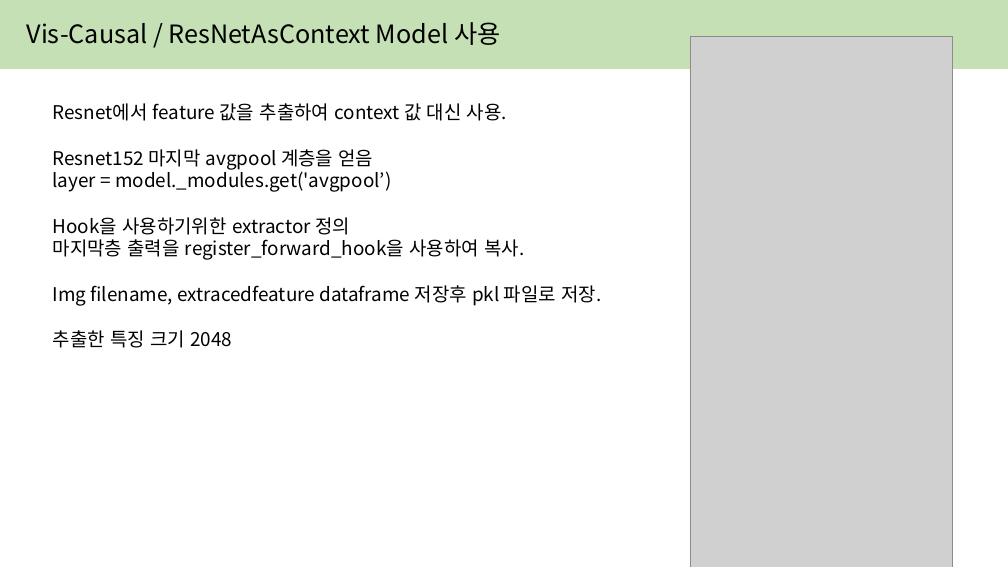
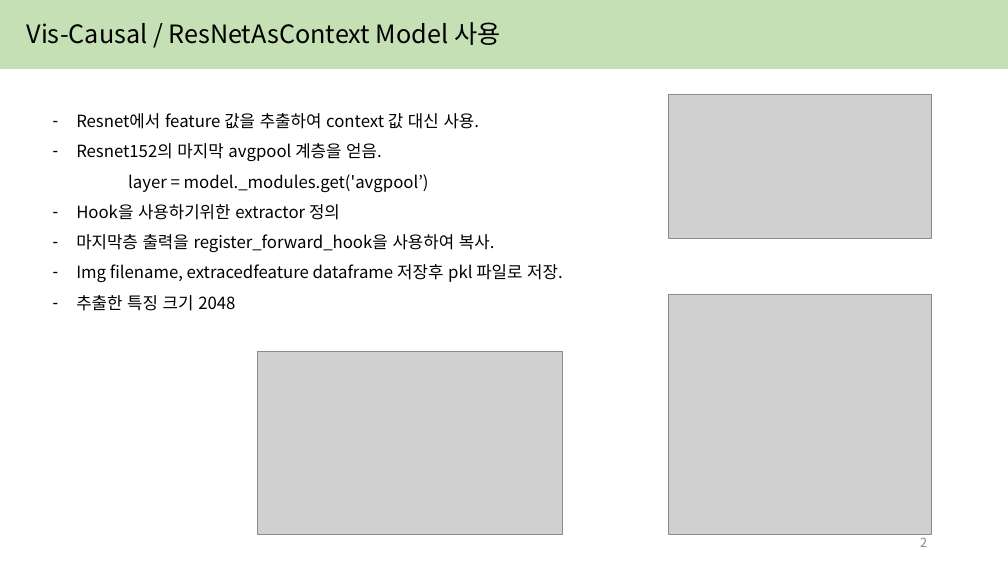
Before and after one commit to yejin087/study_image_caption, a slide deck: slide 2 of 4주차.pptx. Drawn at 1008x567 pixels with LibreOffice and Linux fonts; fonts in the diff are those of the drawing; grey boxes stand for pictures. Boxes give left, top, right and bottom in pixels: in the first picture for what was removed or moved away, otherwise in the second. Text is boxed around its words. In the diff, an @@ line names an element or a change of style, - is before the commit and + after.

```diff
--- a/4주차.pptx
+++ b/4주차.pptx
@@ text at (76,113,563,311): size 18 to 16 pt in "Resnet에서 feature 값을 추출하여 context 값 대신 ...", "layer = model._modules.get('avgpool’)", "Hook을 사용하기위한 extractor 정의", "마지막층 출력을 register_forward_hook을 사용하여 복사." and 2 more places; bullet none to -; line spacing 1 to 1.5 @@
@@ picture: place and size @@
-picture at (690,36,954,567)
+picture at (668,95,932,239)
@@ text at (76,143,382,161): text changed; size 18 to 16 pt @@
-Resnet152 마지막 avgpool 계층을 얻음
+– Resnet152의 마지막 avgpool 계층을 얻음.
@@ picture added at (668,294,932,535) @@
@@ picture added at (257,352,563,535) @@
@@ page number added at (920,534,927,547), 12 pt, text #8C8C8C @@
+2
```
Also in this commit, not shown: 5 other slides changed, 3 slides added, 8 other files.
